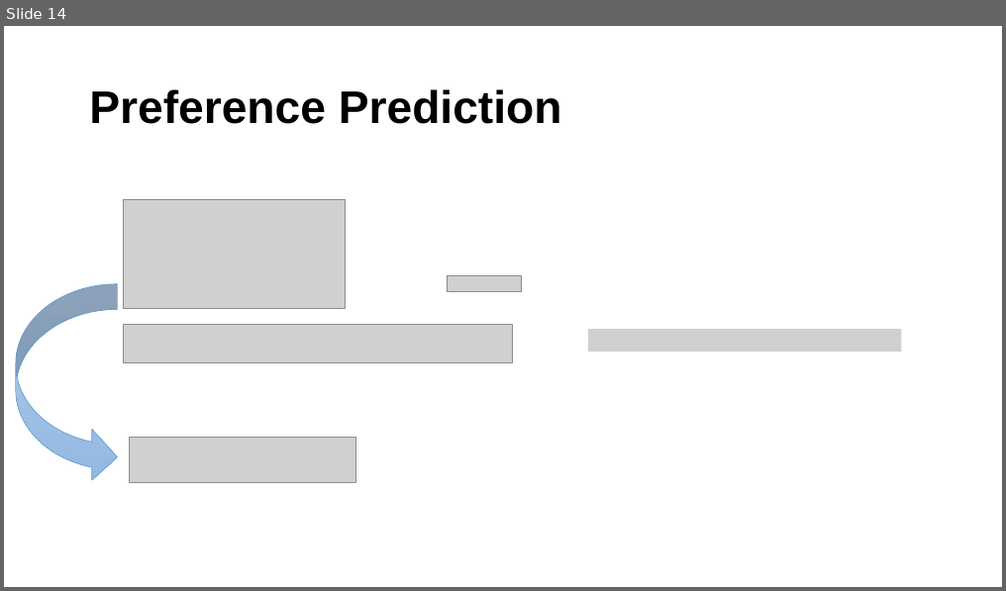
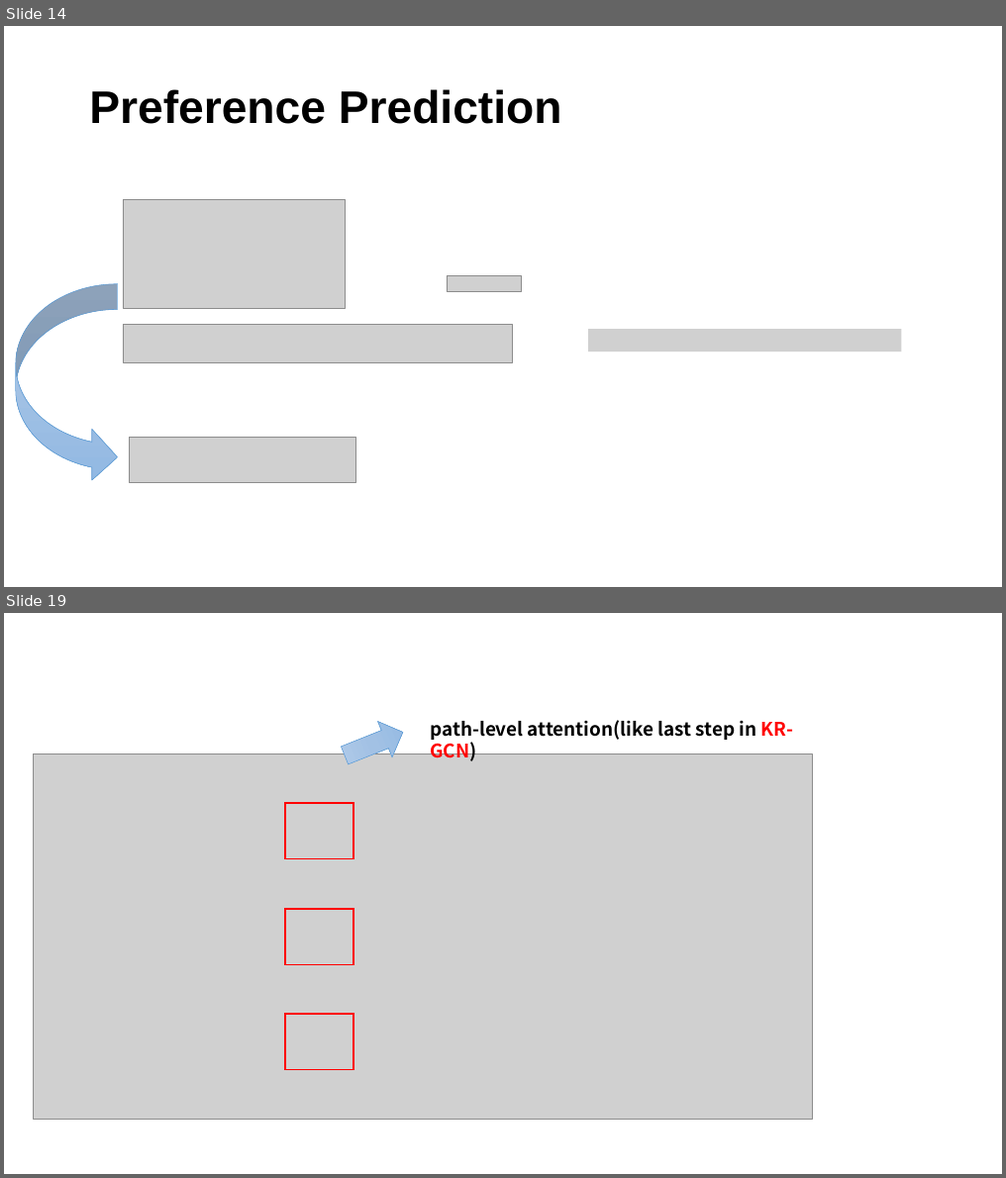
Before and after one commit to Viroog/explainable_resys-STU, a slide deck: explainable _recsys.pptx. Shown one above the other, each under a label of ours: slide 14 before the commit, slides 14 and 19 after it; the slides between them are not shown. The pictures are 1006x591 and 1006x1178 pixels, drawn with LibreOffice and Linux fonts; fonts in the diff are those of the drawing; grey boxes stand for pictures. Boxes give left, top, right and bottom in pixels: in the first picture for what was removed or moved away, otherwise in the second. Text is boxed around its words. In the diff, an @@ line names an element or a change of style, - is before the commit and + after.

```diff
--- a/explainable _recsys.pptx
+++ b/explainable _recsys.pptx
@@ slide 19 added at (4, 613, 1002, 1174), background #FFFFFF @@
@@ down arrow added at (338, 715, 410, 773), fill gradient #B1CBE9 to #A3C1E5 to #93B9E4, outline #5B9BD5 0.5 pt @@
@@ text added at (430, 720, 793, 763), 18 pt, text #000000, bold @@
+path-level attention(like last step in KR-GCN)
@@ picture added at (33, 755, 813, 1119) @@
@@ rectangle added at (285, 803, 353, 860), outline #FF0000 1.5 pt @@
@@ rectangle added at (285, 909, 353, 965), outline #FF0000 1.5 pt @@
@@ rectangle added at (285, 1014, 353, 1070), outline #FF0000 1.5 pt @@
```
Also in this commit, not shown: 5 slides changed, 7 other slides added, 1 slide removed, 1 other file.
